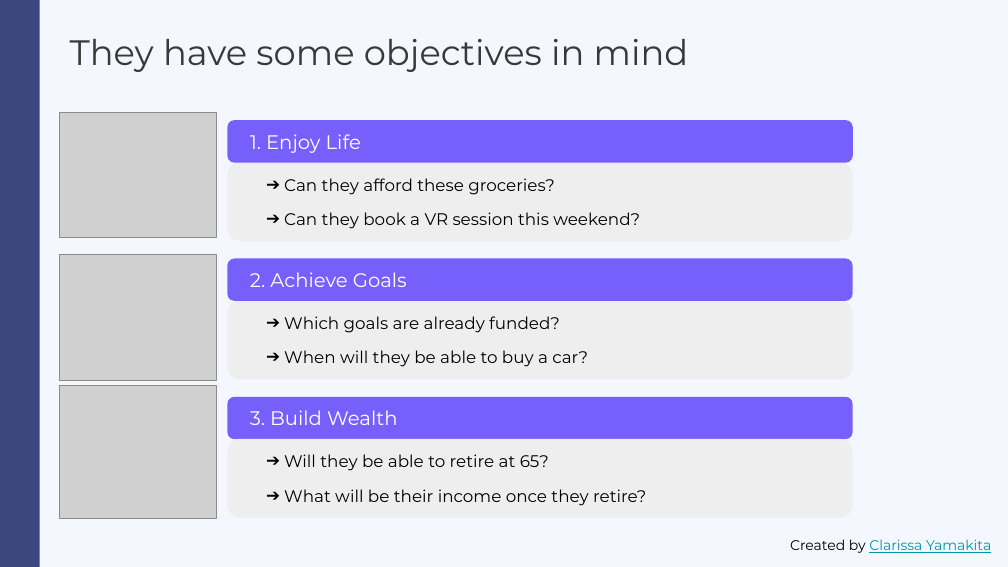
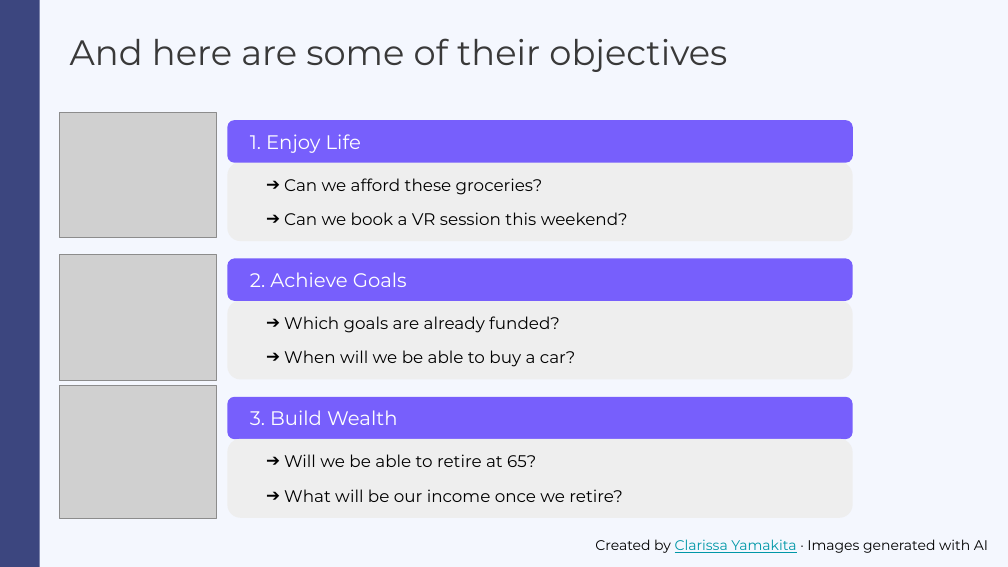
Before and after one commit to clayamakita/personal_finances, a slide deck: slide 4 of assets/Personal Finances - Slide Deck.pptx (slide 3 before the commit). Drawn at 1008x567 pixels with LibreOffice and Linux fonts; fonts in the diff are those of the drawing; grey boxes stand for pictures. Boxes give left, top, right and bottom in pixels: in the first picture for what was removed or moved away, otherwise in the second. Text is boxed around its words. In the diff, an @@ line names an element or a change of style, - is before the commit and + after.

Commit message:
Updated slide deck file
Updated slide deck file with adjustments to narrative focusing on problem to be solved. Other small adjustments to wording on the slides. Inclusion of one last slide to file.

```diff
--- a/assets/Personal Finances - Slide Deck.pptx
+++ b/assets/Personal Finances - Slide Deck.pptx
@@ title at box(70, 38, 727, 72): text changed @@
-They have some objectives in mind
+And here are some of their objectives
@@ text in rounded rectangle at box(284, 178, 628, 225): text changed @@
-➔ Can they afford these groceries?
-➔ Can they book a VR session this weekend?
+➔ Can we afford these groceries?
+➔ Can we book a VR session this weekend?
@@ text in rounded rectangle at box(284, 350, 576, 367): text changed @@
-➔ When will they be able to buy a car?
+➔ When will we be able to buy a car?
@@ text in rounded rectangle at box(284, 454, 622, 502): text changed @@
-➔ Will they be able to retire at 65?
-➔ What will be their income once they retire?
+➔ Will we be able to retire at 65?
+➔ What will be our income once we retire?
@@ text at box(595, 539, 988, 553): text changed; text colour #0097A7 to #000000 @@
-Created by Clarissa Yamakita
+Created by Clarissa Yamakita · Images generated with AI
```
Also in this commit, not shown: 11 other slides changed, 1 slide added.
